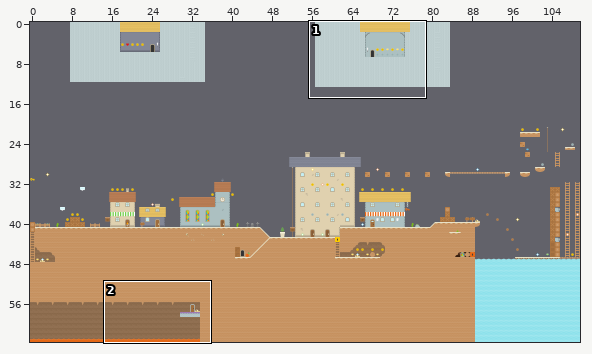
An edit to a level. Tiled map, assets/tilesmap/level-2.tmx. The picture above shows the old version from afar; the outline marks the close-up.
Close-up. First the earlier version:
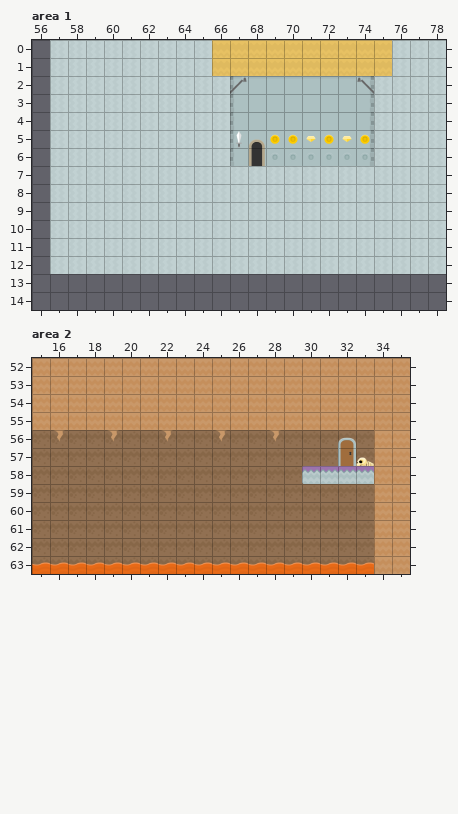
Cells are 64x64 px. Shown: area 1 x 56..78, y 0..14; area 2 x 15..35, y 52..63. The commit also changed other parts of the map, which this record leaves out.
Once edited:
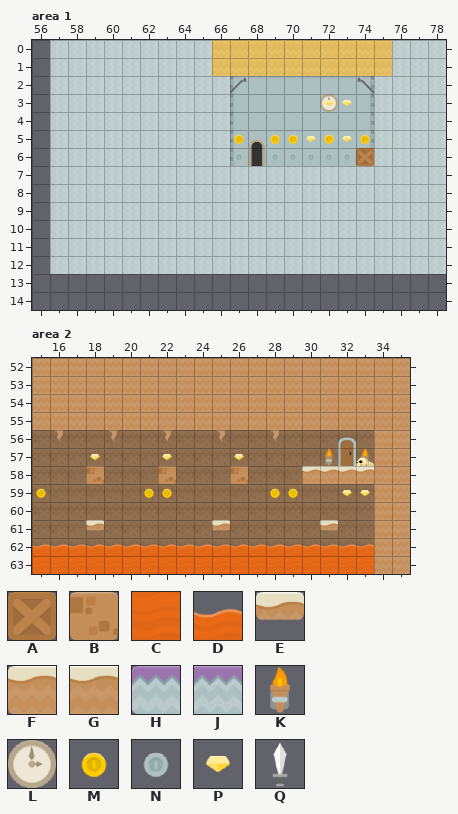
Key: from "world-spritesheet": A 1, B 15, C 80, D 82, E 102, F 110, G 111, H 148, J 149, K 152, L 400, M 541, N 542, P 559, Q 668.
_ is an empty cell, . an unchanged one.
From old to new:
--- layer "back", area 1
@@ x 72..72 @@
- 3 _
+ 3 L
--- layer "blocs", area 1
@@ x 74..74 @@
- 6 _
+ 6 A
--- layer "game", area 1
@@ x 72..73 @@
- 3 __
+ 3 PP
@@ x 67..74 @@
- 5 _.......
- 6 _......N
+ 5 M.......
+ 6 N......_
--- layer "front", area 1
@@ x 67..67 @@
- 5 Q
+ 5 _
--- layer "back", area 2
@@ x 31..33 @@
-57 _._
+57 K.K
@@ x 15..33 @@
-62 ___________________
-63 DDDDDDDDDDDDDDDDDDD
+62 DDDDDDDDDDDDDDDDDDD
+63 ___________________
--- layer "blocs", area 2
@@ x 30..33 @@
-58 HJJJ
+58 FGGG
--- layer "game", area 2
@@ x 15..33 @@
-57 ..._..._..._.......
-58 ..._..._..._.......
-59 _.....__.....__..__
+57 ...P...P...P.......
+58 ...B...B...B.......
+59 M.....MM.....MM..PP
@@ x 18..31 @@
-61 _......_....._
+61 E......E.....E
--- layer "front", area 2
@@ x 15..33 @@
-63 ___________________
+63 CCCCCCCCCCCCCCCCCCC
